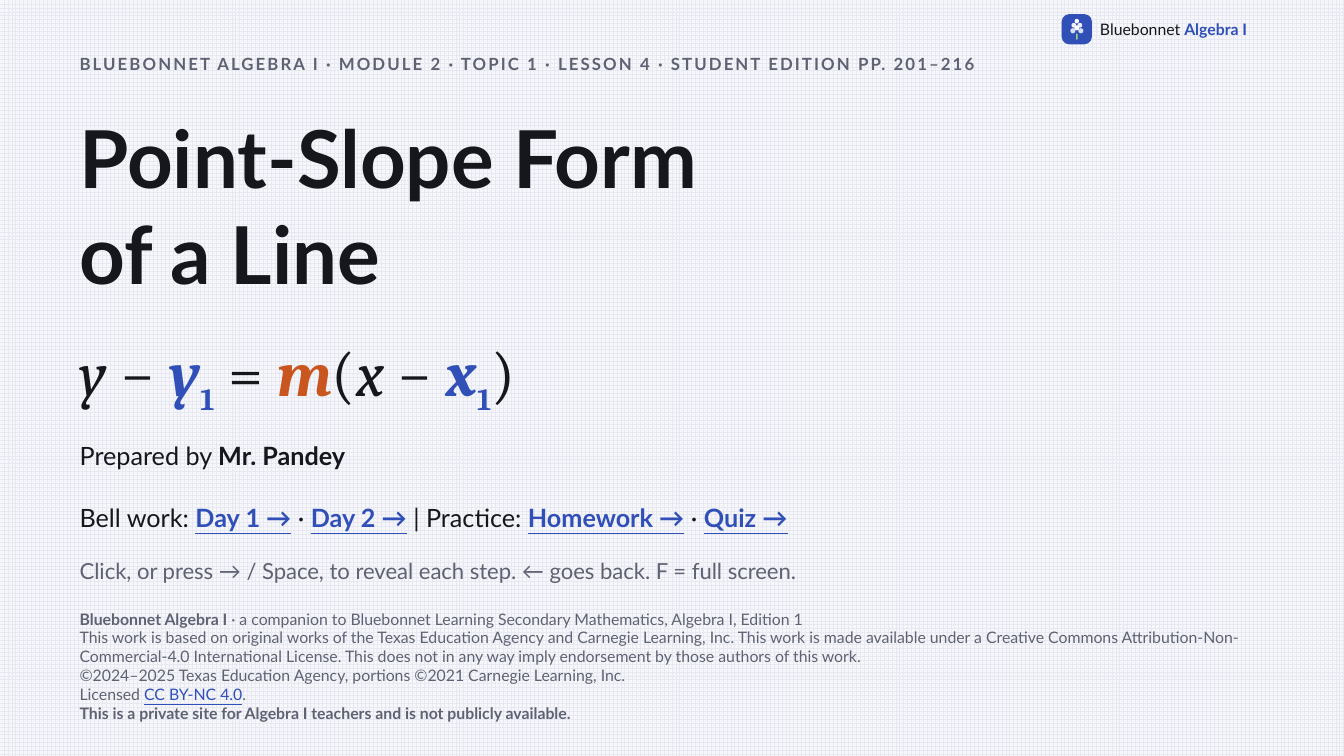
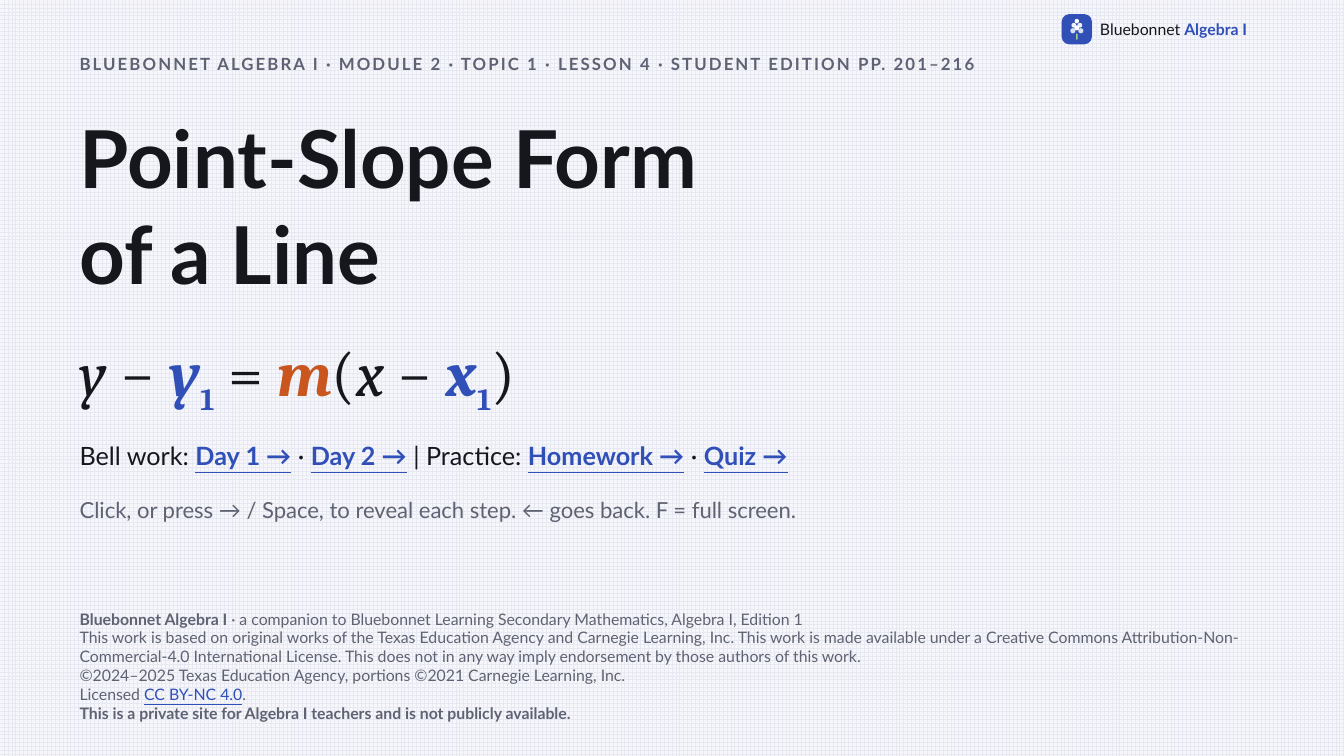
Before and after one commit to Apolloat2022/Algebra1M2U1L4, a slide deck: slide 1 of lesson4/point-slope-form-lesson4.pptx. Drawn at 1344x756 pixels with LibreOffice and Linux fonts; fonts in the diff are those of the drawing. Boxes give left, top, right and bottom in pixels: in the first picture for what was removed or moved away, otherwise in the second. Text is boxed around its words. In the diff, an @@ line names an element or a change of style, - is before the commit and + after.

```diff
--- a/lesson4/point-slope-form-lesson4.pptx
+++ b/lesson4/point-slope-form-lesson4.pptx
@@ text "Bell work: Day 1 → ...": place and size @@
-text "Bell work: Day 1 → ..." at (80,508,756,531)
+text "Bell work: Day 1 → ..." at (80,446,756,469)
@@ text removed at (80,446,345,470) @@
-Prepared by Mr. Pandey
@@ text "Click, or press → / ...": place and size @@
-text "Click, or press → / ..." at (80,563,796,583)
+text "Click, or press → / ..." at (80,502,796,522)
```
Also in this commit, not shown: 13 other files.
